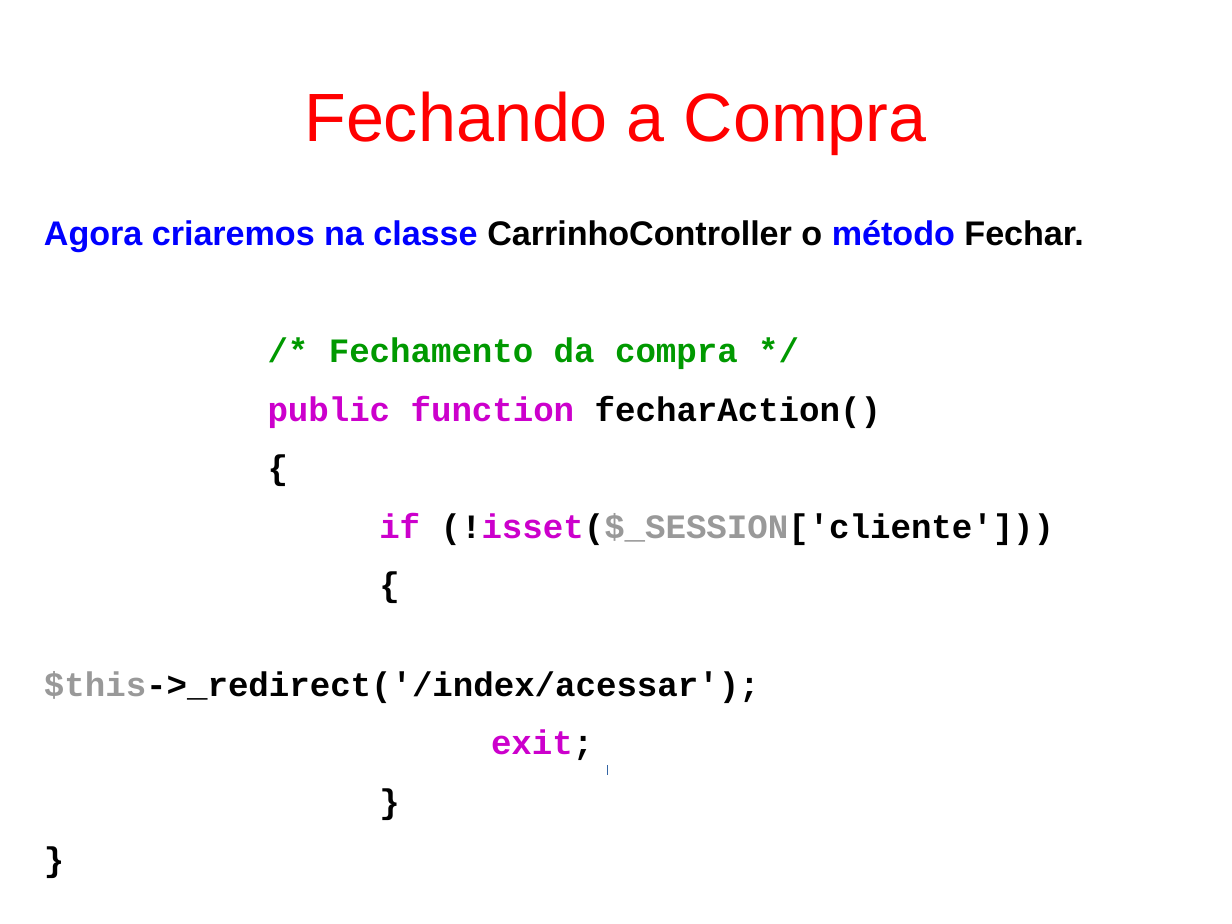
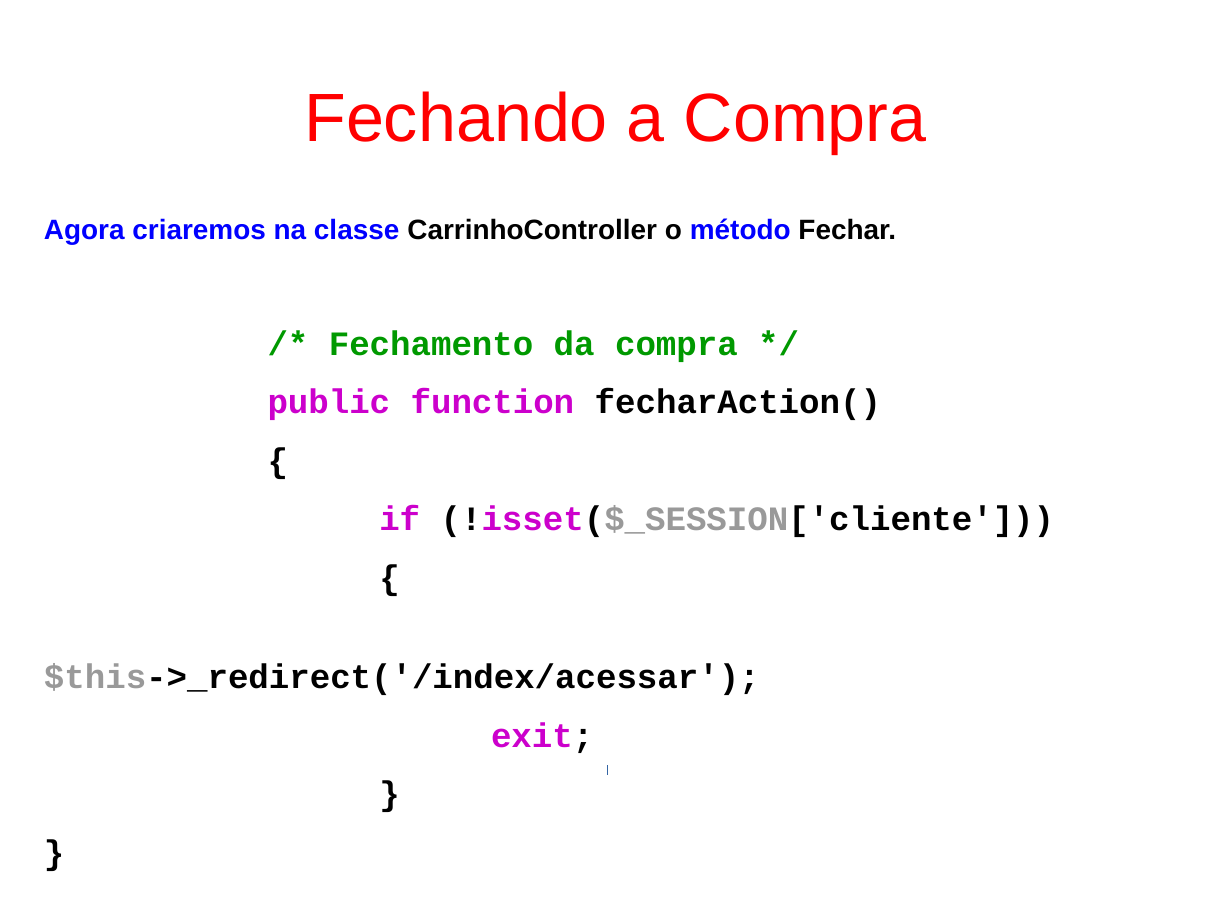
Before and after one commit to fgsl/lojasacme, a slide deck: slide 101 of docs/tutorial.odp. Drawn at 1232x924 pixels with LibreOffice and Linux fonts; fonts in the diff are those of the drawing. Boxes give left, top, right and bottom in pixels: in the first picture for what was removed or moved away, otherwise in the second. Text is boxed around its words. In the diff, an @@ line names an element or a change of style, - is before the commit and + after.

```diff
--- a/docs/tutorial.odp
+++ b/docs/tutorial.odp
@@ text at (x1=44, y1=218, x2=896, y2=244): size 22 to 18 pt in "Agora criaremos na classe CarrinhoController o método ..." @@
```
Also in this commit, not shown: 7 other slides changed, 1 other file.
